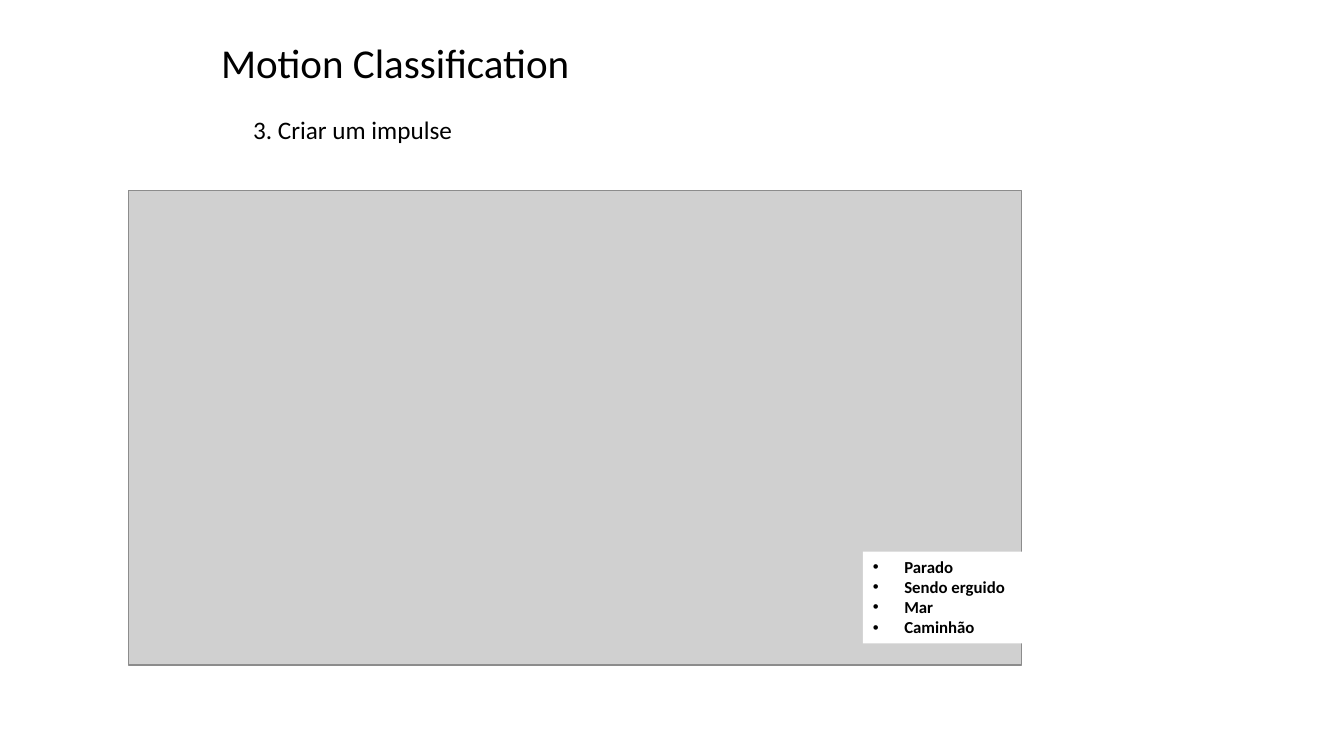
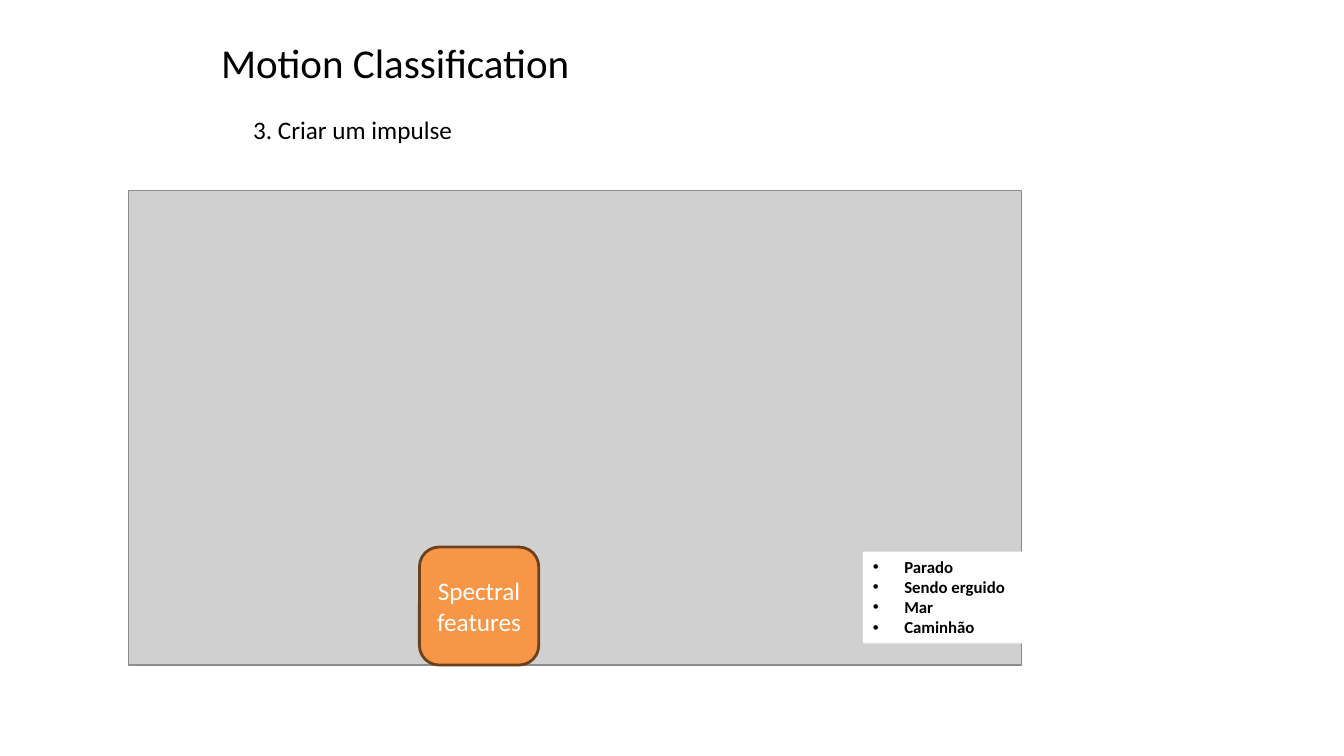
Before and after one commit to zz4fap/tp557-iot-ml, a slide deck: slide 30 of slides/TP557_15_classificação de movimentos.pptx. Drawn at 1344x756 pixels with LibreOffice and Linux fonts; fonts in the diff are those of the drawing; grey boxes stand for pictures; background and template pictures are left out. Boxes give left, top, right and bottom in pixels: in the first picture for what was removed or moved away, otherwise in the second. Text is boxed around its words. In the diff, an @@ line names an element or a change of style, - is before the commit and + after.

```diff
--- a/slides/TP557_15_classificação de movimentos.pptx
+++ b/slides/TP557_15_classificação de movimentos.pptx
@@ rounded rectangle added at box(419, 547, 538, 665), fill #F79646, outline #6C421F 2 pt, 18 pt, text #FFFFFF @@
+Spectral
+features
```
Also in this commit, not shown: 6 other slides changed, 1 other file.
